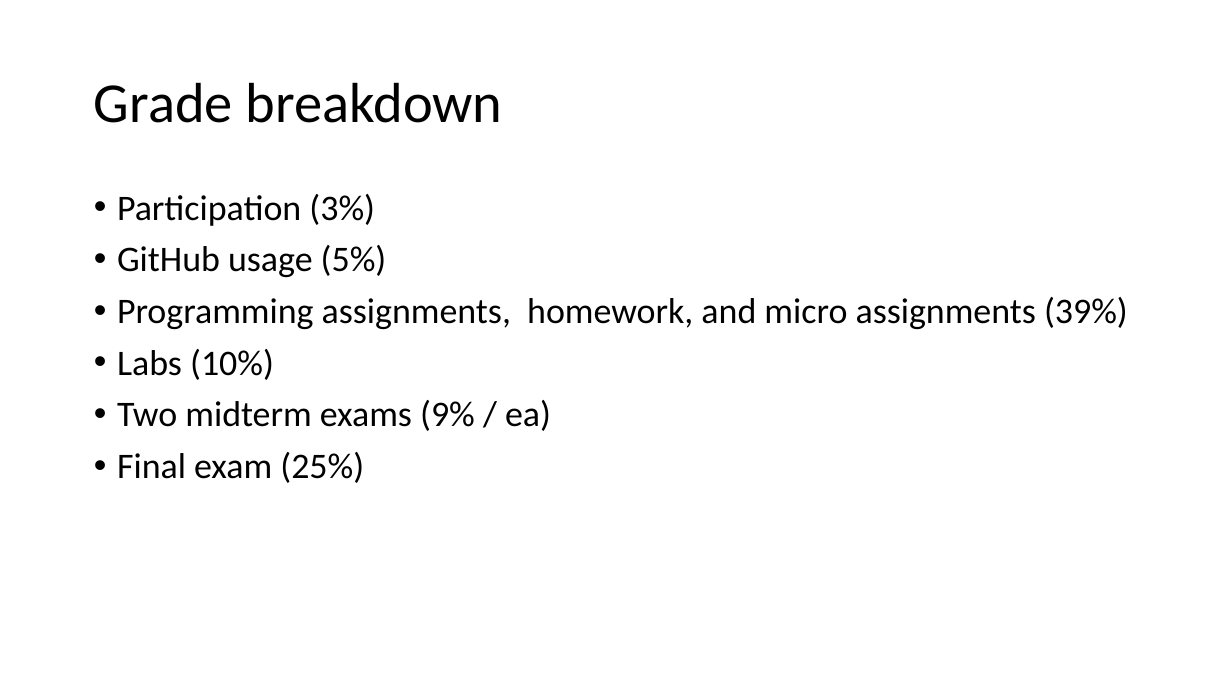
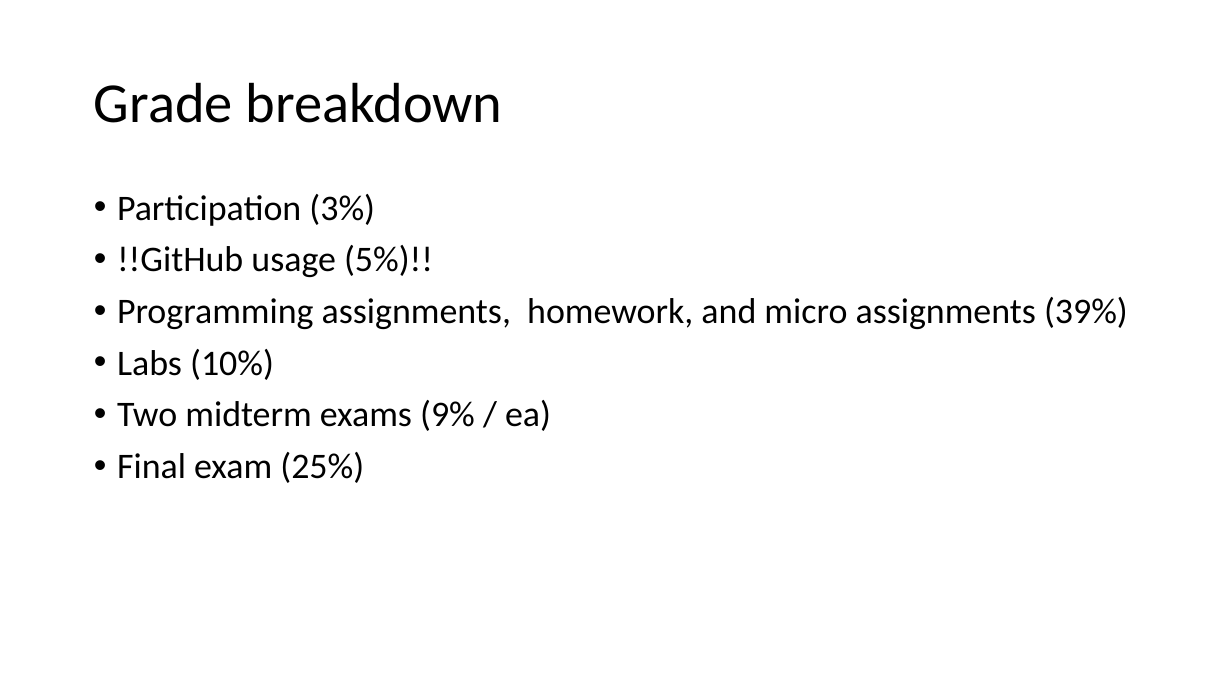
Before and after one commit to acarteas/Teaching-DataStructures, a slide deck: slide 11 of lectures/2019-01-22 introduction/2019-01-22 introduction.pptx. Drawn at 1232x693 pixels with LibreOffice and Linux fonts; fonts in the diff are those of the drawing. Boxes give left, top, right and bottom in pixels: in the first picture for what was removed or moved away, otherwise in the second. Text is boxed around its words. In the diff, an @@ line names an element or a change of style, - is before the commit and + after.

```diff
--- a/lectures/2019-01-22 introduction/2019-01-22 introduction.pptx
+++ b/lectures/2019-01-22 introduction/2019-01-22 introduction.pptx
@@ text at (117, 245, 433, 277): text changed @@
-• GitHub usage (5%)
+• !!GitHub usage (5%)!!
```
Also in this commit, not shown: 3 other slides changed, 1 slide added.
